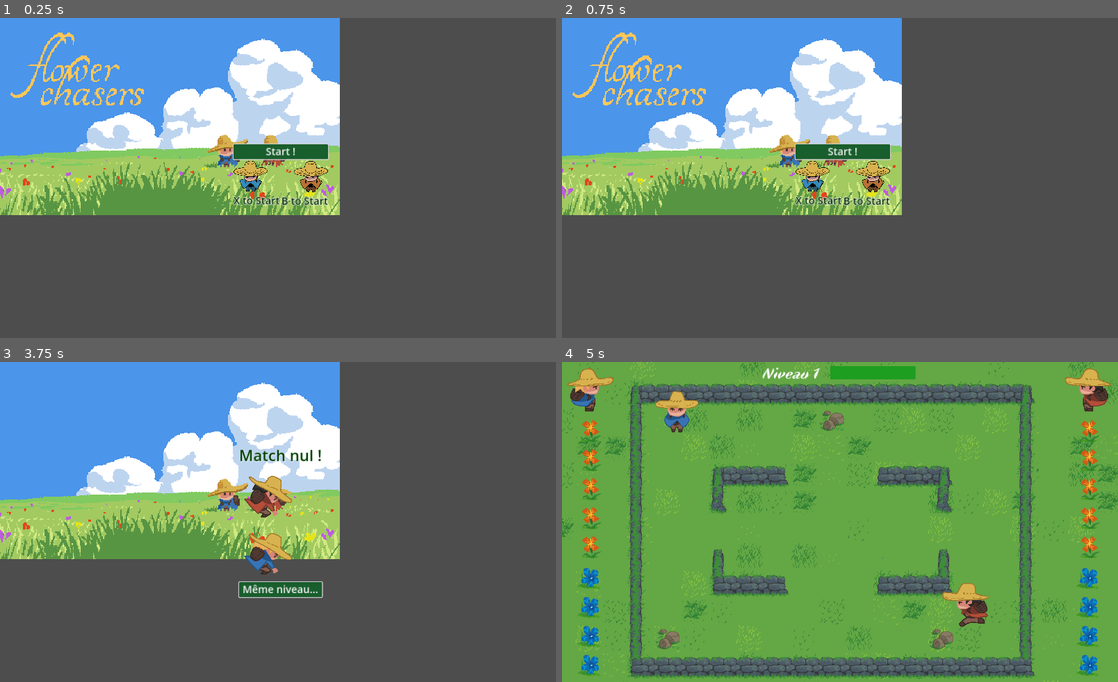
Above: before the commit, frames 1-4 (two rows, left to right).
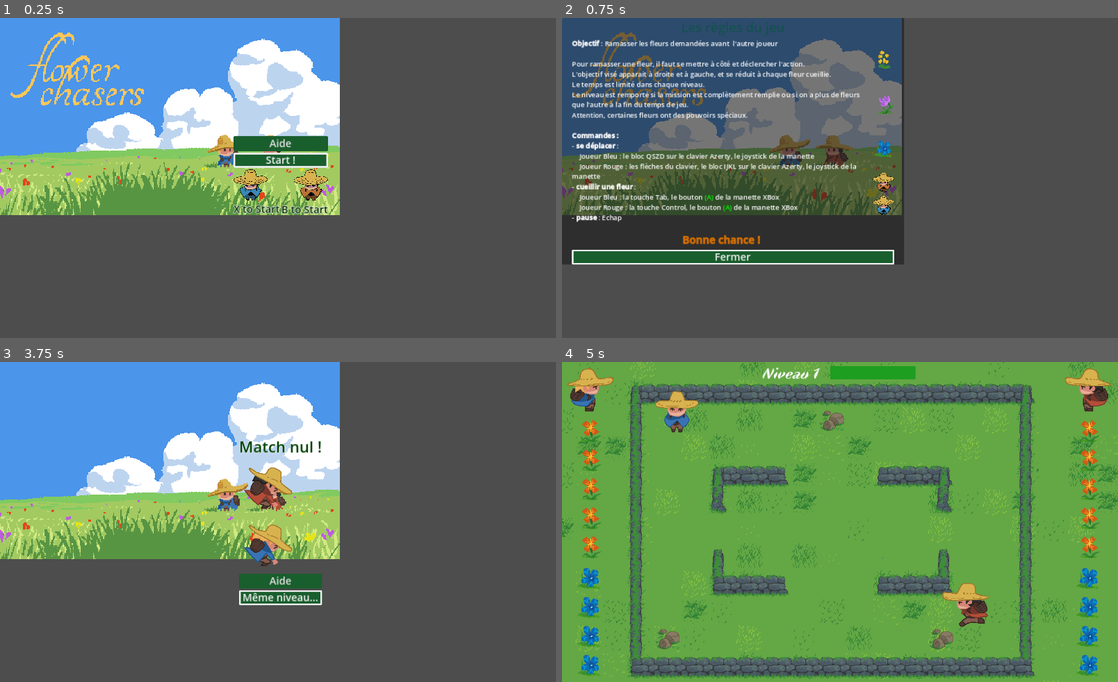
Above: after the commit, the same moments.

Repository: FablabMurat/2025GameJamCantal-1
Game: Godot game, scene res://root.tscn
Same seed, same stepped clock (60 frames per second), same inputs: the game is played once before the commit and once after it.
Inputs (mouse positions are in pixels of both pictures, inside the frame that each line leads up to):
- Up to frame 1 (0.25 s): no input
- Up to frame 2 (0.75 s): click (840, 142) at 0.5 s, where only the run after the commit has a clickable "Aide"
- Up to frame 3 (3.75 s): click (172, 602) at 1.25 s, where only the run after the commit has a clickable "Fermer"; click "Start !" at 2 s; tap Enter (ui_accept) at 2.75, 3.02 s; move the mouse to (400, 506) at 2.77 s; hold Right (ui_right) from 2.78 s (still down); tap Backspace (ui_endoflevel) at 2.85, 3.6 s; click (400, 506) at 2.92 s; move the mouse to (450, 621) at 3.52 s; click (450, 621) at 3.67 s
- Up to frame 4 (5 s): tap Enter (ui_accept) at 3.77, 4.25 s; move the mouse to (895, 451) at 4.27 s; release Right (ui_right) at 4.28 s; hold Left (ui_left) from 4.28 s (still down); tap Backspace (ui_endoflevel) at 4.35 s

The runs differ from the first frame. In frame 1, 2.6% of the frame differs, in the area x 41-60%, y 36-62%; in frame 2, 47%, in the area x 0-62%, y 0-78%; in frame 3, 3.1%; in frame 4, nothing differs.

Commit message:
Ajout menu et aide et popup d'aide Amélioration de la gestion du joystick en lien avec les boutons Aide et Start

Diff:
--- /dev/null
+++ b/aide.gd
@@ -0,0 +1,21 @@
+extends PanelContainer
+
+# Called when the node enters the scene tree for the first time.
+func _ready():
+	get_viewport().size_changed.connect(resized.bind())
+	resized()
+	%FermerButton.grab_focus()
+
+# Repositionnement du Control en cas de redimensionnement de la fenêtre
+func resized():
+	var vp : Viewport = get_viewport()
+	self.size = vp.size
+	self.size = vp.size
+
+func _on_fermer_pressed():
+	self.queue_free()
+
+func _on_fermer_button_gui_input(event: InputEvent) -> void:
+	print(event)
+	if %FermerButton.visible and event is InputEventJoypadButton and event.is_pressed():
+		self.queue_free()
--- /dev/null
+++ b/aide.tscn
@@ -0,0 +1,106 @@
+[gd_scene load_steps=8 format=3 uid="uid://3i1he7oi4k73"]
+
+[ext_resource type="Theme" uid="uid://mcmvysh7s1ap" path="res://design.tres" id="1_u8qen"]
+[ext_resource type="Script" path="res://aide.gd" id="2_birqf"]
+[ext_resource type="Texture2D" uid="uid://c6ukonhwxuqiq" path="res://Ressources/Images/character_01_face.png" id="3_6xcvp"]
+[ext_resource type="Texture2D" uid="uid://fja4ncp4tt3i" path="res://Ressources/Images/flower_03.png" id="4_cuhdy"]
+[ext_resource type="Texture2D" uid="uid://ct74d7j8xaxss" path="res://Ressources/Images/flower_04.png" id="5_pyy3l"]
+[ext_resource type="Texture2D" uid="uid://2yma7vkhniei" path="res://Ressources/Images/flower_02.png" id="5_rwc1y"]
+[ext_resource type="Texture2D" uid="uid://c0qsnkcjycig1" path="res://Ressources/Images/character_02_face.png" id="7_24tf4"]
+
+[node name="Aide" type="PanelContainer"]
+offset_right = 1155.0
+offset_bottom = 647.0
+size_flags_horizontal = 4
+size_flags_vertical = 4
+theme = ExtResource("1_u8qen")
+script = ExtResource("2_birqf")
+
+[node name="CenterContainer" type="CenterContainer" parent="."]
+layout_mode = 2
+
+[node name="VBoxContainer" type="VBoxContainer" parent="CenterContainer"]
+layout_mode = 2
+
+[node name="Title" type="Label" parent="CenterContainer/VBoxContainer"]
+layout_mode = 2
+theme_override_colors/font_color = Color(0.0784314, 0.313726, 0.313726, 1)
+theme_override_font_sizes/font_size = 30
+text = "Les règles du jeu"
+horizontal_alignment = 1
+
+[node name="HBox" type="HBoxContainer" parent="CenterContainer/VBoxContainer"]
+unique_name_in_owner = true
+layout_mode = 2
+
+[node name="RichText" type="RichTextLabel" parent="CenterContainer/VBoxContainer/HBox"]
+custom_minimum_size = Vector2(700, 0)
+layout_mode = 2
+size_flags_horizontal = 4
+size_flags_vertical = 4
+bbcode_enabled = true
+text = "[b]Objectif[/b] : Ramasser les fleurs demandées avant  l'autre joueur
+
+Pour ramasser une fleur, il faut se mettre à côté et déclencher l'action.
+L'objectif visé apparait à droite et à gauche, et se réduit à chaque fleur cueillie.
+Le temps est limité dans chaque niveau.
+Le niveau est remporté si la mission est complètement remplie ou si on a plus de fleurs que l'autre à la fin du temps de jeu.
+Attention, certaines fleurs ont des pouvoirs spéciaux.
+
+[u][b]Commandes :[/b][/u]
+- [b]se déplacer[/b] :
+    Joueur Bleu : le bloc QSZD sur le clavier Azerty, le joystick de la manette
+    Joueur Rouge : les flèches du clavier, le bloc IJKL sur le clavier Azerty, le joystick de la manette
+- [b]cueillir une fleur[/b] :
+    Joueur Bleu : la touche Tab, le bouton [color=green](A)[/color] de la manette XBox
+    Joueur Rouge : la touche Control, le bouton [color=green](A)[/color] de la manette XBox
+- [b]pause[/b] : Echap
+
+[center][b][color=#d36d00][font_size=24]Bonne chance ![/font_size][/color][/b][/center]
+"
+fit_content = true
+scroll_active = false
+
+[node name="VBox" type="VBoxContainer" parent="CenterContainer/VBoxContainer/HBox"]
+layout_mode = 2
+
+[node name="TextureFleur03" type="TextureRect" parent="CenterContainer/VBoxContainer/HBox/VBox"]
+custom_minimum_size = Vector2(50, 100)
+layout_mode = 2
+texture = ExtResource("4_cuhdy")
+expand_mode = 1
+stretch_mode = 5
+
+[node name="TextureFleur04" type="TextureRect" parent="CenterContainer/VBoxContainer/HBox/VBox"]
+custom_minimum_size = Vector2(50, 100)
+layout_mode = 2
+texture = ExtResource("5_pyy3l")
+expand_mode = 1
+stretch_mode = 5
+
+[node name="TextureFleur02" type="TextureRect" parent="CenterContainer/VBoxContainer/HBox/VBox"]
+custom_minimum_size = Vector2(50, 100)
+layout_mode = 2
+texture = ExtResource("5_rwc1y")
+expand_mode = 1
+stretch_mode = 5
+
+[node name="TextureJoueurRouge" type="TextureRect" parent="CenterContainer/VBoxContainer/HBox/VBox"]
+layout_mode = 2
+texture = ExtResource("3_6xcvp")
+expand_mode = 4
+stretch_mode = 5
+
+[node name="TextureJoueurBleu" type="TextureRect" parent="CenterContainer/VBoxContainer/HBox/VBox"]
+layout_mode = 2
+texture = ExtResource("7_24tf4")
+expand_mode = 4
+stretch_mode = 5
+
+[node name="FermerButton" type="Button" parent="CenterContainer/VBoxContainer"]
+unique_name_in_owner = true
+layout_mode = 2
+text = "Fermer"
+
+[connection signal="gui_input" from="CenterContainer/VBoxContainer/FermerButton" to="." method="_on_fermer_button_gui_input"]
+[connection signal="pressed" from="CenterContainer/VBoxContainer/FermerButton" to="." method="_on_fermer_pressed"]
--- a/design.tres
+++ b/design.tres
@@ -1,4 +1,16 @@
-[gd_resource type="Theme" load_steps=2 format=3 uid="uid://mcmvysh7s1ap"]
+[gd_resource type="Theme" load_steps=3 format=3 uid="uid://mcmvysh7s1ap"]
+
+[sub_resource type="StyleBoxFlat" id="StyleBoxFlat_rrla3"]
+bg_color = Color(0.0980392, 0.368627, 0.176471, 1)
+border_width_left = 4
+border_width_top = 4
+border_width_right = 4
+border_width_bottom = 4
+border_color = Color(0.942823, 0.942823, 0.942823, 1)
+corner_radius_top_left = 2
+corner_radius_top_right = 2
+corner_radius_bottom_right = 2
+corner_radius_bottom_left = 2
 
 [sub_resource type="StyleBoxFlat" id="StyleBoxFlat_yjcra"]
 bg_color = Color(0.0980392, 0.368627, 0.176471, 1)
@@ -10,4 +22,5 @@
 
 [resource]
 Button/font_sizes/font_size = 24
+Button/styles/focus = SubResource("StyleBoxFlat_rrla3")
 Button/styles/normal = SubResource("StyleBoxFlat_yjcra")
--- a/perso.gd
+++ b/perso.gd
@@ -59,12 +59,13 @@
 
 func setdevice(jdev):
 	device = jdev
-	# Recopie l'InputMap de cueillir dans cueillir_1
-	for action in ["move_right","move_left","move_up","move_down", "cueillir"] :
-		for event in InputMap.action_get_events(action):
-			var newevent : InputEvent = event.duplicate()
-			newevent.device = jdev
-			InputMap.action_add_event(action+"_%d" %nperso, newevent)
+	if device >= 0 :
+		# Recopie l'InputMap de cueillir dans cueillir_1
+		for action in ["move_right","move_left","move_up","move_down", "cueillir"] :
+			for event in InputMap.action_get_events(action):
+				var newevent : InputEvent = event.duplicate()
+				newevent.device = jdev
+				InputMap.action_add_event(action+"_%d" %nperso, newevent)
 
 func _physics_process(delta):
 	if is_stunned:
--- a/project.godot
+++ b/project.godot
@@ -96,7 +96,7 @@
 }
 cueillir={
 "deadzone": 0.5,
-"events": [Object(InputEventJoypadButton,"resource_local_to_scene":false,"resource_name":"","device":-1,"button_index":1,"pressure":0.0,"pressed":true,"script":null)
+"events": [Object(InputEventJoypadButton,"resource_local_to_scene":false,"resource_name":"","device":-1,"button_index":0,"pressure":0.0,"pressed":true,"script":null)
 ]
 }
 move_up={
--- a/root.gd
+++ b/root.gd
@@ -2,6 +2,7 @@
 
 var MAXLEVEL = 5
 var level
+## true si en attente du tout premier Start du jeu avant le niveau 1
 var waitingtostart : bool
 
 @export var newlevel_timer : float = 3.0
@@ -38,10 +39,26 @@
 	%VBoxScore.hide()
 	%StartButton.text = "  Start !  "
 	%StartButton.show()
+	%AideButton.show()
 	%StartButton.grab_focus()
 	$TimerInactivite.stop()
-	#TODO : il faudrait aussi que le start soit déclenché par une action manette
 	waitingtostart = true
+
+func _on_aide_button_pressed() -> void:
+	showaide() # Replace with function body.
+
+func _on_aide_button_gui_input(event: InputEvent) -> void:
+	if %AideButton.visible and event is InputEventJoypadButton:
+		showaide()
+
+func _on_popup_child_exiting_tree(node: Node) -> void:
+	$CenterContainer.show()
+	%StartButton.grab_focus()
+
+func showaide():
+	const aideScene = preload("res://aide.tscn")
+	$CenterContainer.hide()
+	$Popup.add_child(aideScene.instantiate())
 
 func _on_start_button_pressed() -> void:
 	if waitingtostart: return
@@ -49,7 +66,8 @@
 
 # Horreur qui permet de distinguer le shortcut (via manette) du clic sur le bouton de la souris
 func _on_start_button_up() -> void:
-	start()
+	if %StartButton.visible:
+		start()
 
 func start():
 	# Start ou Continue
@@ -59,6 +77,7 @@
 	$TimerInactivite.stop()
 	%VBoxScore.hide()
 	%StartButton.hide()
+	%AideButton.hide()
 	%HBoxChoiceJoy.hide()
 	%Label.text = "Niveau %d" % level
 	%Label.show()
@@ -141,6 +160,7 @@
 		level = 1  # On se prépare pour la prochaine partie
 		%StartButton.show()
 		%StartButton.grab_focus()
+		%AideButton.show()
 		$CenterContainer.show()
 		$TimerInactivite.start()
 	else:
@@ -150,6 +170,7 @@
 		else:
 			%StartButton.text = " Suivant... "
 		%StartButton.show()
+		%AideButton.show()
 		%StartButton.grab_focus()
 		$CenterContainer.show()
 
--- a/root.tscn
+++ b/root.tscn
@@ -99,12 +99,20 @@
 theme_override_font_sizes/font_size = 24
 justification_flags = 160
 
+[node name="AideButton" type="Button" parent="CenterContainer/VBoxContainer"]
+unique_name_in_owner = true
+layout_mode = 2
+theme = ExtResource("5_1hc85")
+action_mode = 0
+text = "Aide"
+
 [node name="StartButton" type="Button" parent="CenterContainer/VBoxContainer"]
 unique_name_in_owner = true
 layout_mode = 2
 theme = ExtResource("5_1hc85")
 action_mode = 0
 shortcut = SubResource("Shortcut_ny3mq")
+shortcut_in_tooltip = false
 text = "Start !"
 
 [node name="HBoxChoiceJoy" type="HBoxContainer" parent="CenterContainer/VBoxContainer"]
@@ -194,8 +202,13 @@
 wait_time = 60.0
 one_shot = true
 
+[node name="Popup" type="Node" parent="."]
+
 [connection signal="timeout" from="CenterContainer/VBoxContainer/Countdown" to="." method="_on_countdown_timeout"]
+[connection signal="gui_input" from="CenterContainer/VBoxContainer/AideButton" to="." method="_on_aide_button_gui_input"]
+[connection signal="pressed" from="CenterContainer/VBoxContainer/AideButton" to="." method="_on_aide_button_pressed"]
 [connection signal="button_up" from="CenterContainer/VBoxContainer/StartButton" to="." method="_on_start_button_up"]
 [connection signal="pressed" from="CenterContainer/VBoxContainer/StartButton" to="." method="_on_start_button_pressed"]
 [connection signal="button_up" from="PauseContainer/PauseCenterContainer/VBoxContainer/OutPauseButton" to="." method="_on_out_pause_button_up"]
 [connection signal="timeout" from="TimerInactivite" to="." method="_on_timer_inactivite_timeout"]
+[connection signal="child_exiting_tree" from="Popup" to="." method="_on_popup_child_exiting_tree"]
